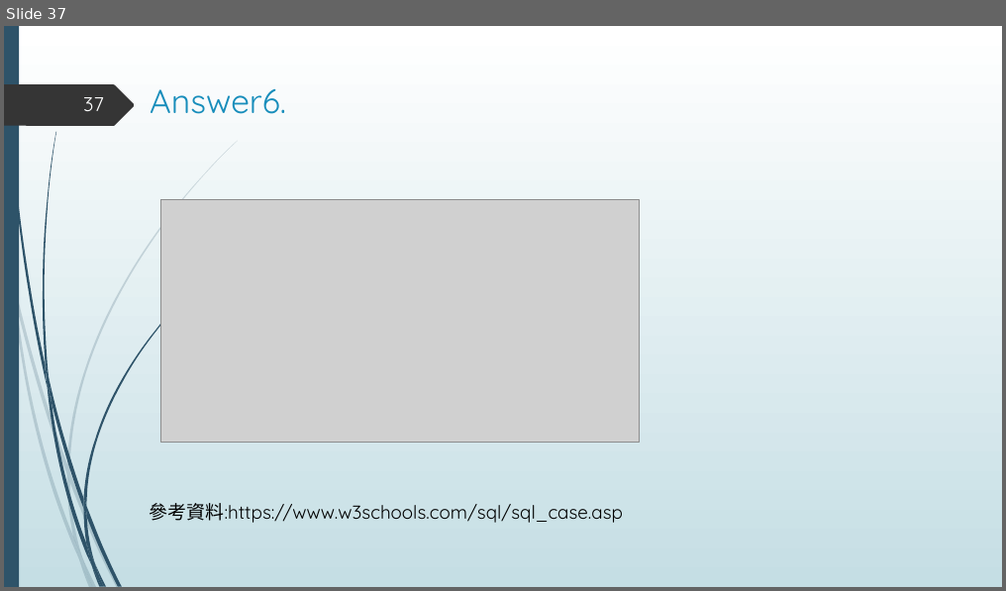
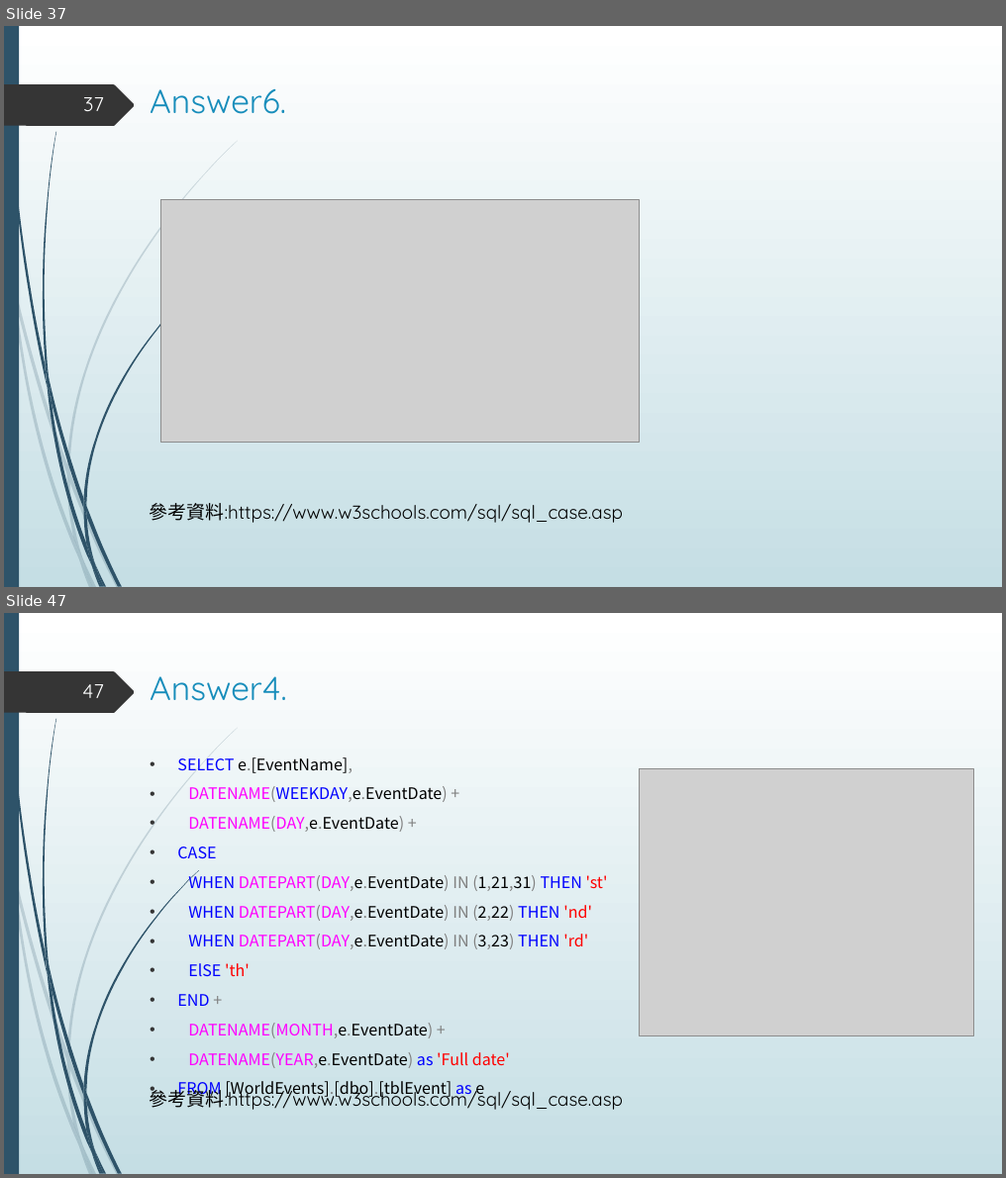
Before and after one commit to hsu0808/mssql-learning-2023-summer, a slide deck: sql answer.pptx. Shown one above the other, each under a label of ours: slide 37 before the commit, slides 37 and 47 after it; the slides between them are not shown. The pictures are 1006x591 and 1006x1178 pixels, drawn with LibreOffice and Linux fonts; fonts in the diff are those of the drawing; grey boxes stand for pictures. Boxes give left, top, right and bottom in pixels: in the first picture for what was removed or moved away, otherwise in the second. Text is boxed around its words. In the diff, an @@ line names an element or a change of style, - is before the commit and + after.

Commit message:
update sql answer

```diff
--- a/sql answer.pptx
+++ b/sql answer.pptx
@@ slide 47 added at (x1=4, y1=613, x2=1002, y2=1174), background gradient #FFFFFF to #C5DEE5; not listed: 24 template elements that a slide beside it also shows @@
@@ page number added at (x1=82, y1=684, x2=103, y2=698), 19 pt, text #FEFFFF @@
+47
@@ title added at (x1=150, y1=676, x2=287, y2=701), 32 pt, text #178DBB @@
+Answer4.
@@ text added at (x1=177, y1=758, x2=608, y2=1068), 15.3 pt, text #000000 @@
+• SELECT e.[EventName],
+• DATENAME(WEEKDAY,e.EventDate) +
+• DATENAME(DAY,e.EventDate) +
+• CASE
+• WHEN DATEPART(DAY,e.EventDate) IN (1,21,31) THEN 'st'
+• WHEN DATEPART(DAY,e.EventDate) IN (2,22) THEN 'nd'
+• WHEN DATEPART(DAY,e.EventDate) IN (3,23) THEN 'rd'
+• ElSE 'th'
+• END +
+• DATENAME(MONTH,e.EventDate) +
+• DATENAME(YEAR,e.EventDate) as 'Full date'
+• FROM [WorldEvents].[dbo].[tblEvent] as e
@@ picture added at (x1=640, y1=768, x2=973, y2=1036) @@
@@ text added at (x1=150, y1=1087, x2=623, y2=1110), 18 pt, text #000000 @@
+參考資料:https://www.w3schools.com/sql/sql_case.asp
```
Also in this commit, not shown: 9 other slides added, 1 other file.
